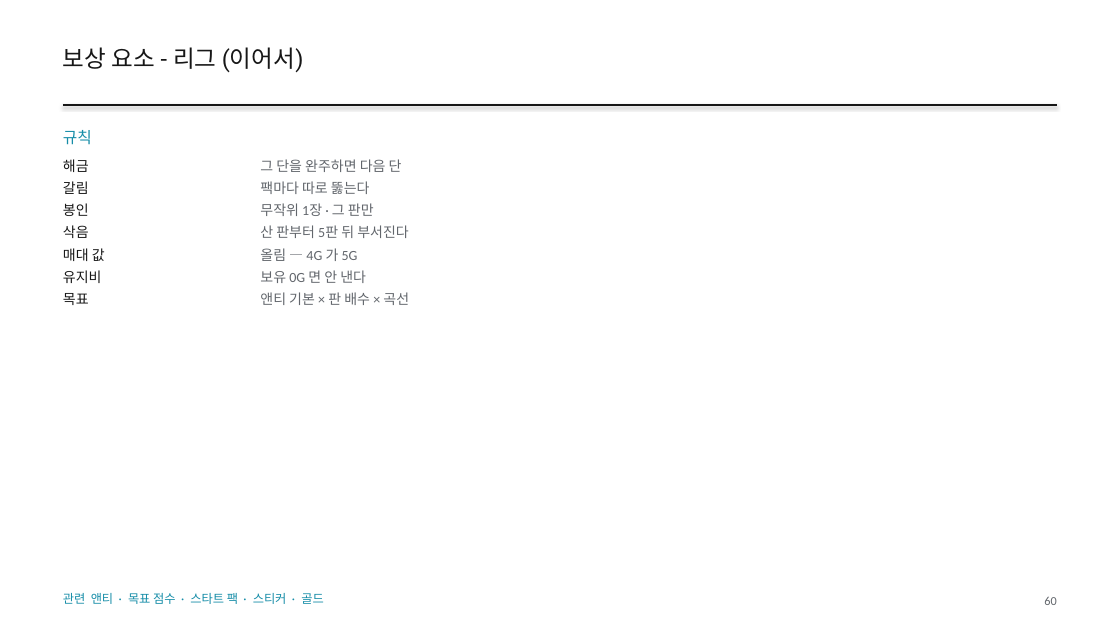
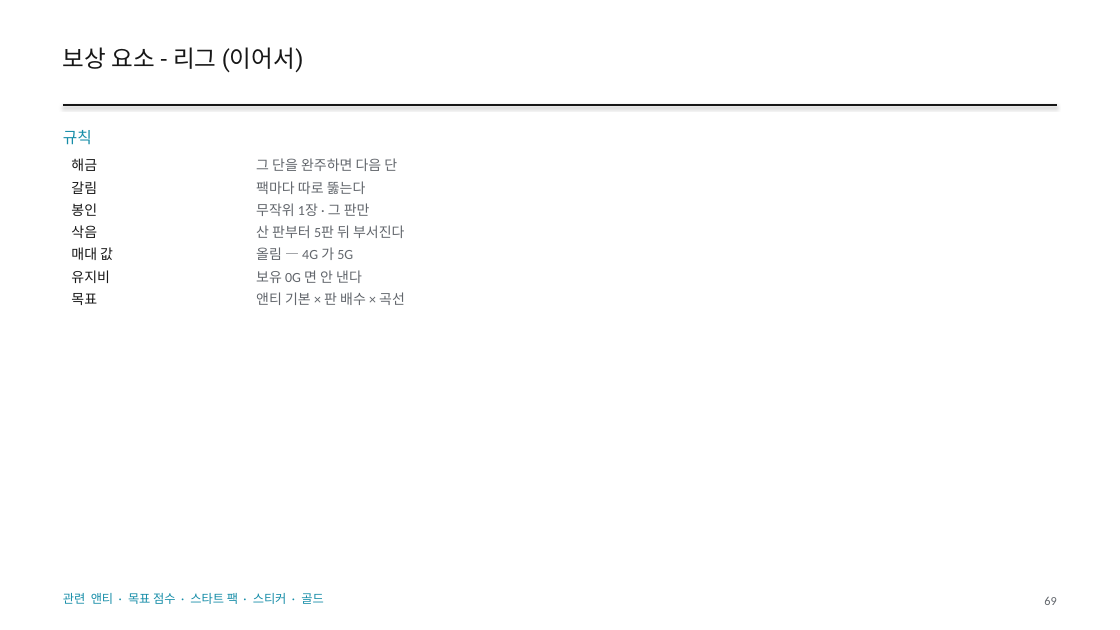
Before and after one commit to GGbong69/test-03, a slide deck: slide 69 of docs/HIGHTONE_기획서.pptx (slide 60 before the commit). Drawn at 1120x630 pixels with LibreOffice and Linux fonts; fonts in the diff are those of the drawing. Boxes give left, top, right and bottom in pixels: in the first picture for what was removed or moved away, otherwise in the second. Text is boxed around its words. In the diff, an @@ line names an element or a change of style, - is before the commit and + after.

```diff
--- a/docs/HIGHTONE_기획서.pptx
+++ b/docs/HIGHTONE_기획서.pptx
@@ text removed at [63, 159, 89, 172] @@
-해금
@@ table added at [63, 153, 1057, 309], 7 rows, 2 columns @@
+해금 | 그 단을 완주하면 다음 단
+갈림 | 팩마다 따로 뚫는다
+봉인 | 무작위 1장 · 그 판만
+삭음 | 산 판부터 5판 뒤 부서진다
+매대 값 | 올림 — 4G 가 5G
+유지비 | 보유 0G 면 안 낸다
+목표 | 앤티 기본 × 판 배수 × 곡선
@@ text removed at [260, 159, 402, 172] @@
-그 단을 완주하면 다음 단
@@ text removed at [63, 181, 89, 194] @@
-갈림
@@ text removed at [63, 203, 89, 216] @@
-봉인
@@ text removed at [260, 181, 370, 194] @@
-팩마다 따로 뚫는다
@@ text removed at [260, 203, 374, 216] @@
-무작위 1장 · 그 판만
@@ text removed at [63, 225, 89, 238] @@
-삭음
@@ text removed at [260, 225, 408, 238] @@
-산 판부터 5판 뒤 부서진다
@@ text removed at [63, 248, 105, 261] @@
-매대 값
@@ text removed at [260, 248, 358, 261] @@
-올림 — 4G 가 5G
@@ text removed at [63, 270, 102, 283] @@
-유지비
@@ text removed at [63, 293, 89, 305] @@
-목표
@@ text removed at [260, 270, 366, 283] @@
-보유 0G 면 안 낸다
@@ text removed at [260, 292, 409, 305] @@
-앤티 기본 × 판 배수 × 곡선
@@ text at [1044, 596, 1056, 605]: text changed @@
-60
+69
```
Also in this commit, not shown: 81 other slides changed, 11 slides added, 3 slides removed, 3 other files.
